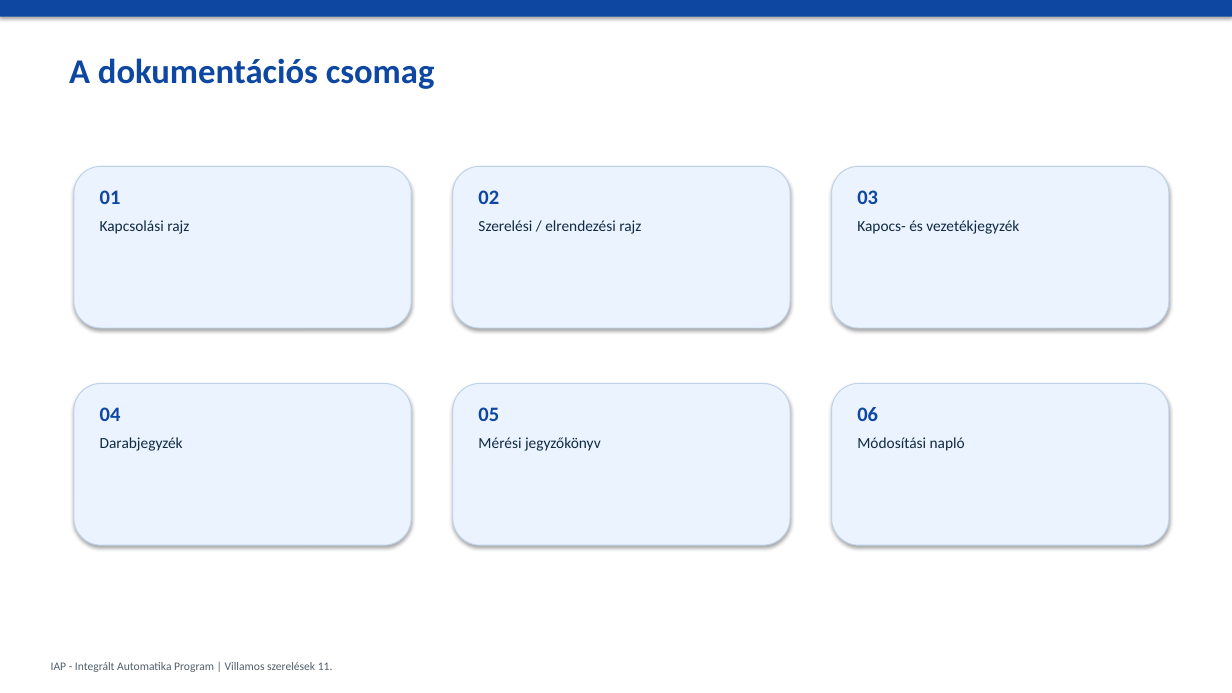
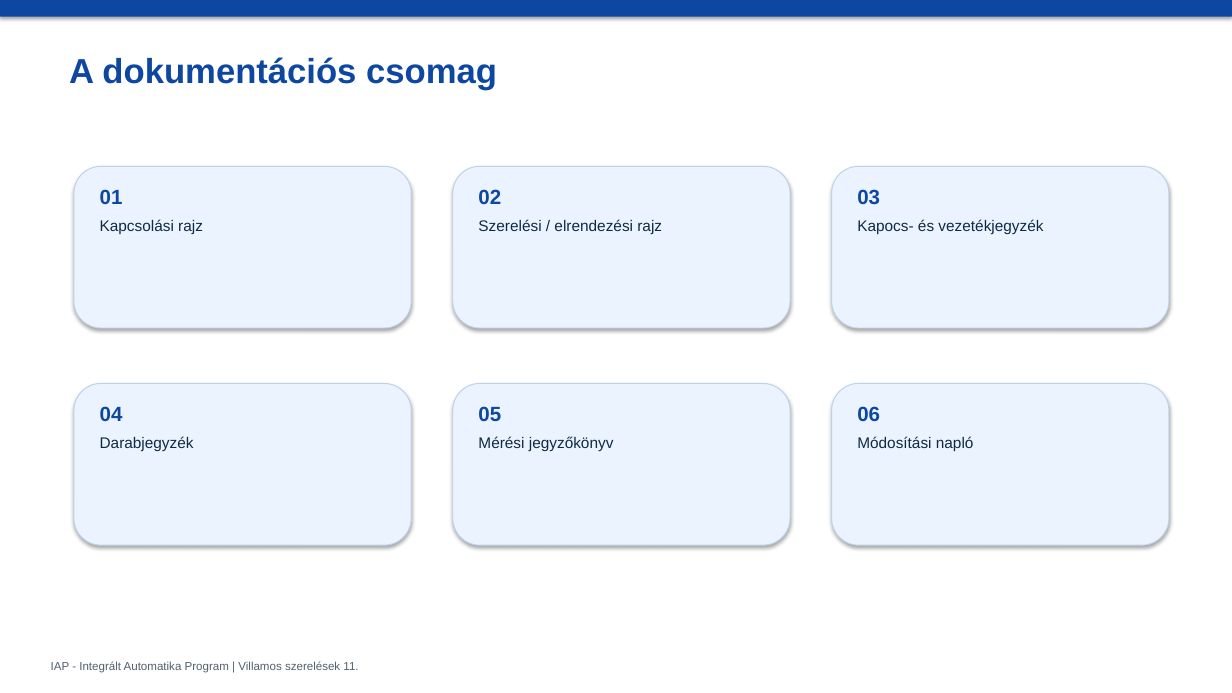
Before and after one commit to zsfazekas65-stack/IAP, a slide deck: slide 3 of ppt/villamosszereles11/30_het.pptx. Drawn at 1232x693 pixels with LibreOffice and Linux fonts; fonts in the diff are those of the drawing. Boxes give left, top, right and bottom in pixels: in the first picture for what was removed or moved away, otherwise in the second. Text is boxed around its words. In the diff, an @@ line names an element or a change of style, - is before the commit and + after.

```diff
--- a/ppt/villamosszereles11/30_het.pptx
+++ b/ppt/villamosszereles11/30_het.pptx
@@ font Calibri to Arial in 8 elements at (51, 661, 358, 673), (69, 57, 497, 90), (100, 189, 203, 234), (478, 189, 662, 234), (857, 189, 1043, 234), (100, 406, 194, 451), (478, 406, 614, 451), (857, 406, 974, 452) @@
```
Also in this commit, not shown: 10 other slides changed.
